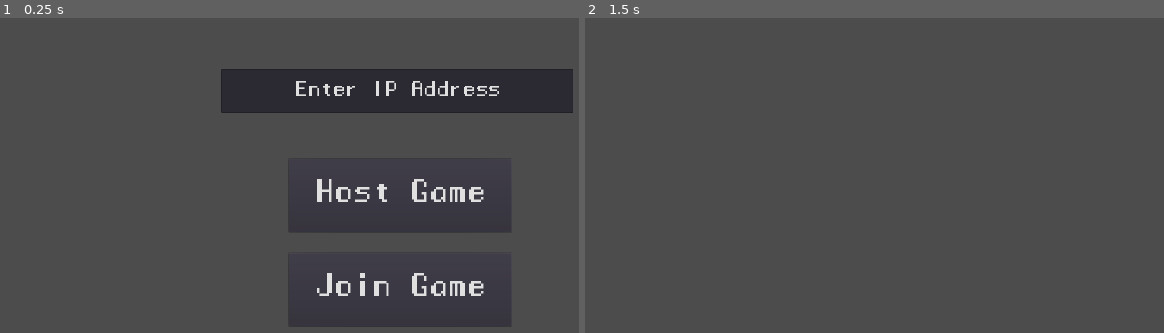
Above: before the commit, frames 1-2 (left to right).
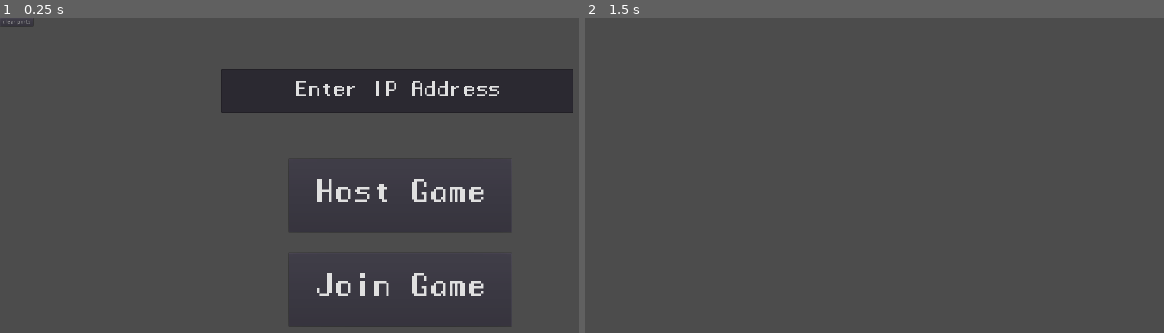
Above: after the commit, the same moments.

Repository: Noah314159/Disgraced
Game: Godot game, scene res://scenes/Menues/Multiplayer_setup_menu.tscn
The game is run twice, just before and just after one commit, with the same random seed, the same clock (stepped at 60 frames per second) and the same inputs.
Inputs (mouse positions are in pixels of both pictures, inside the frame that each line leads up to):
- Up to frame 1 (0.25 s): no input
- Up to frame 2 (1.5 s): click (602, 21) at 0.5 s, where only the run after the commit has a clickable "clear ports"; click "Host Game" at 1.25 s

The runs differ from the first frame. In frame 1, less than 0.1% of the frame differs, in the area x 0-6%, y 0-3%; in frame 2, nothing differs.
Error before the commit: Invalid get index '3' (on base: 'Array'). (res://networking/Network.gd:18)
Error after the commit: Invalid get index '3' (on base: 'Array'). (res://networking/Network.gd:19)

Commit message:
clear ports button

Diff:
--- a/networking/Network.gd
+++ b/networking/Network.gd
@@ -1,5 +1,6 @@
 extends Node
 
+onready var upnp = UPNP.new()
 
 const DEFAULT_PORT = 28960
 const MAX_CLIENTS = 3
@@ -29,8 +30,6 @@
 func create_server() -> void:
 	server = NetworkedMultiplayerENet.new()
 
-	var upnp = UPNP.new()
-
 
 	var err = upnp.discover()
 	var error1 = upnp.add_port_mapping(DEFAULT_PORT,0 ,"game test", "UDP", 0)
@@ -49,6 +48,11 @@
 	client.create_client(ip_address, DEFAULT_PORT)
 	get_tree().set_network_peer(client)
 
+func clear_ports():
+	upnp.discover()
+	upnp.delete_port_mapping(DEFAULT_PORT, "UDP")
+	upnp.delete_port_mapping(DEFAULT_PORT, "TCP")
+
 func _connected_to_server() -> void:
 	print("Successfully connected to server")
 
--- a/networking/Network_setup.gd
+++ b/networking/Network_setup.gd
@@ -3,6 +3,7 @@
 onready var mp_config_ui = $Multiplayer_config
 onready var server_ip_address = $Multiplayer_config/Server_ip_address
 onready var device_ip_address = $CanvasLayer/Device_ip_address
+
 
 func _ready():
 	get_tree().connect("network_peer_connected", self, "_player_connected")
@@ -30,3 +31,7 @@
 		mp_config_ui.hide()
 		Network.ip_address = server_ip_address.text
 		Network.join_server()
+
+
+func _on_Button_pressed():
+	Network.clear_ports()
--- a/scenes/Menues/Multiplayer_setup_menu.tscn
+++ b/scenes/Menues/Multiplayer_setup_menu.tscn
@@ -69,6 +69,11 @@
 "_edit_use_anchors_": false
 }
 
+[node name="Button" type="Button" parent="Multiplayer_config"]
+margin_right = 12.0
+margin_bottom = 20.0
+text = "clear ports"
+
 [node name="CanvasLayer" type="CanvasLayer" parent="."]
 
 [node name="Device_ip_address" type="Label" parent="CanvasLayer"]
@@ -85,3 +90,4 @@
 
 [connection signal="pressed" from="Multiplayer_config/Host_game" to="." method="_on_Host_game_pressed"]
 [connection signal="pressed" from="Multiplayer_config/Join_game" to="." method="_on_Join_game_pressed"]
+[connection signal="pressed" from="Multiplayer_config/Button" to="." method="_on_Button_pressed"]
